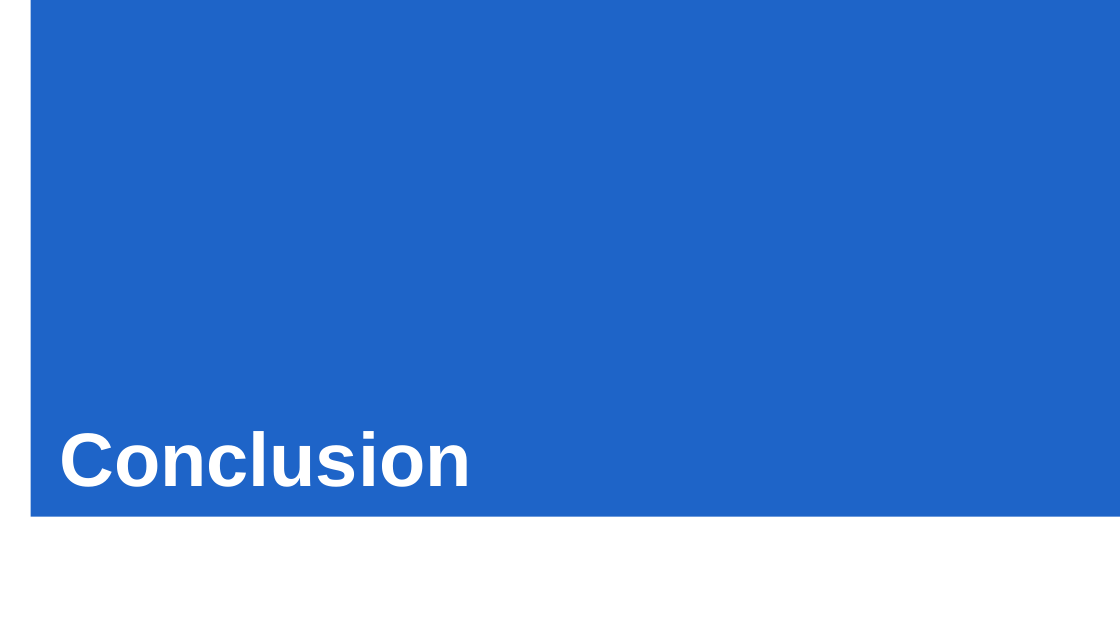
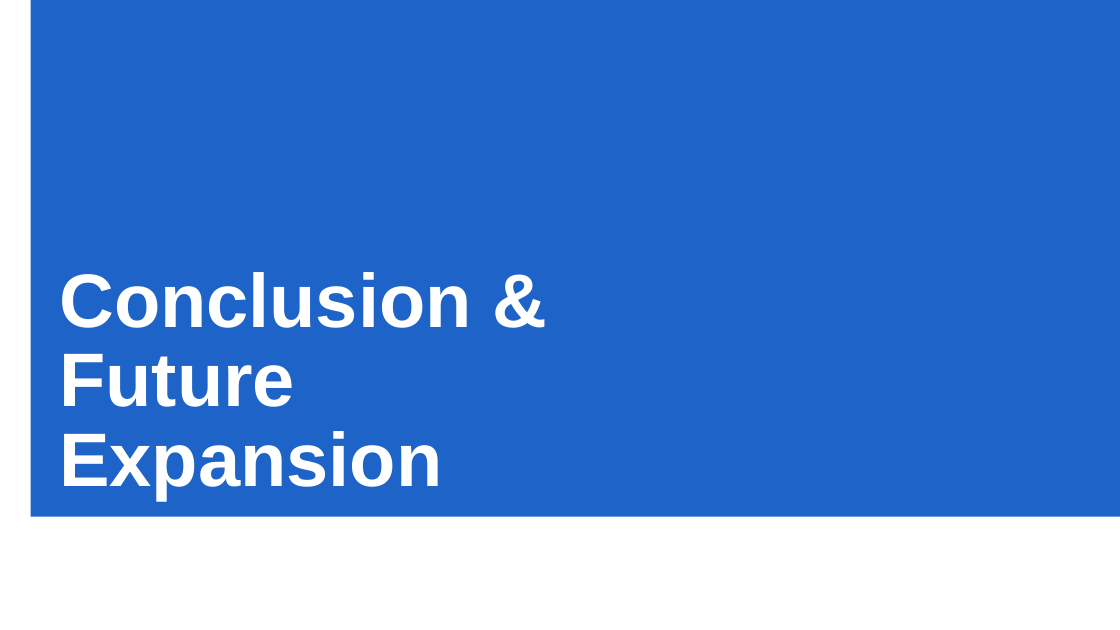
Before and after one commit to AntonWannijn/cv_based_tree_measurement, a slide deck: slide 17 of Presentatie_Computervisie.pptx. Drawn at 1120x630 pixels with LibreOffice and Linux fonts; fonts in the diff are those of the drawing; background and template pictures are left out. Boxes give left, top, right and bottom in pixels: in the first picture for what was removed or moved away, otherwise in the second. Text is boxed around its words. In the diff, an @@ line names an element or a change of style, - is before the commit and + after.

```diff
--- a/Presentatie_Computervisie.pptx
+++ b/Presentatie_Computervisie.pptx
@@ text at [59, 272, 471, 500]: text changed @@
-Conclusion
+Conclusion & Future Expansion
```
Also in this commit, not shown: 1 other slide changed.
